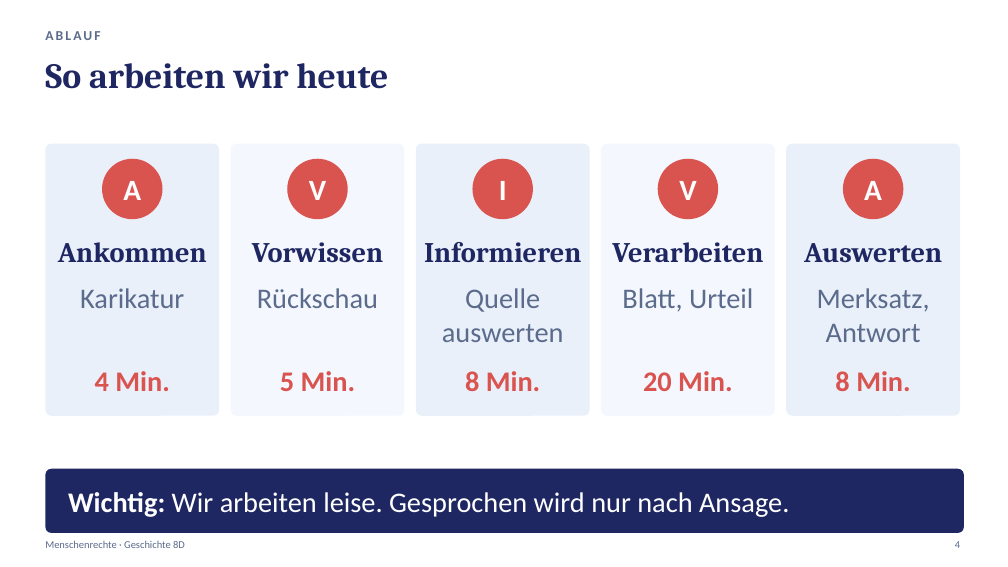
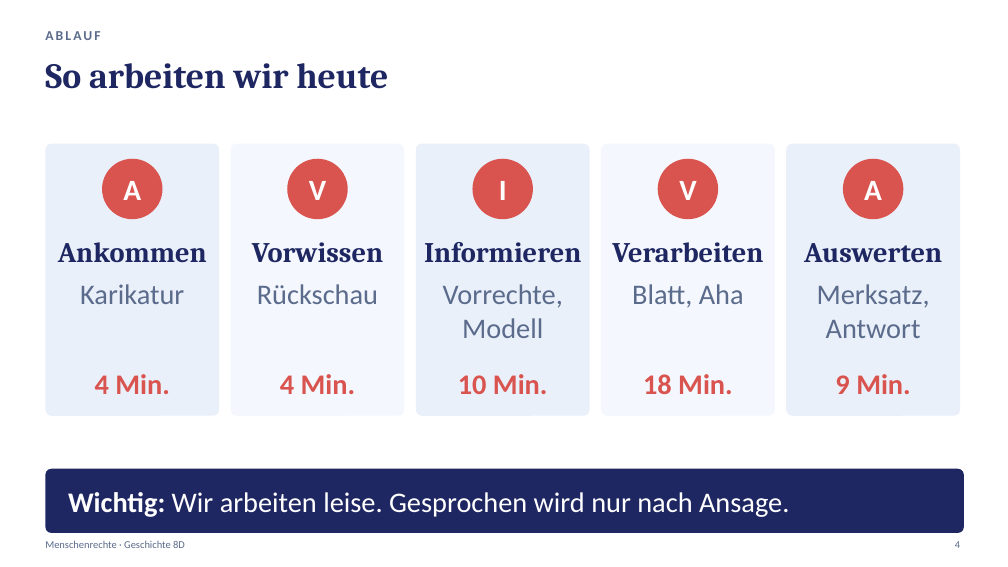
Before and after one commit to golzkonstantin-gif/Schule, a slide deck: slide 4 of Geschichte_8D/Stunde4_Menschenrechte/Praesentation_Stunde4_Menschenrechte_8D.pptx. Drawn at 1008x567 pixels with LibreOffice and Linux fonts; fonts in the diff are those of the drawing. Boxes give left, top, right and bottom in pixels: in the first picture for what was removed or moved away, otherwise in the second. Text is boxed around its words. In the diff, an @@ line names an element or a change of style, - is before the commit and + after.

```diff
--- a/Geschichte_8D/Stunde4_Menschenrechte/Praesentation_Stunde4_Menschenrechte_8D.pptx
+++ b/Geschichte_8D/Stunde4_Menschenrechte/Praesentation_Stunde4_Menschenrechte_8D.pptx
@@ text "Karikatur": place and size @@
-text "Karikatur" at (80, 288, 184, 308)
+text "Karikatur" at (80, 284, 184, 304)
@@ text "Rückschau": place and size @@
-text "Rückschau" at (257, 288, 378, 308)
+text "Rückschau" at (257, 284, 378, 304)
@@ text at (443, 284, 563, 338): text changed @@
-Quelle auswerten
+Vorrechte, Modell
@@ text at (632, 284, 744, 307): text changed @@
-Blatt, Urteil
+Blatt, Aha
@@ text "Merksatz, Antwort": place and size @@
-text "Merksatz, Antwort" at (817, 288, 930, 342)
+text "Merksatz, Antwort" at (817, 284, 930, 338)
@@ text at (280, 374, 355, 394): text changed @@
-5 Min.
+4 Min.
@@ text at (458, 374, 548, 394): text changed @@
-8 Min.
+10 Min.
@@ text at (643, 374, 733, 394): text changed @@
-20 Min.
+18 Min.
@@ text at (835, 374, 910, 394): text changed @@
-8 Min.
+9 Min.
```
Also in this commit, not shown: 14 other slides changed, 6 slides added, 4 slides removed, 16 other files.
